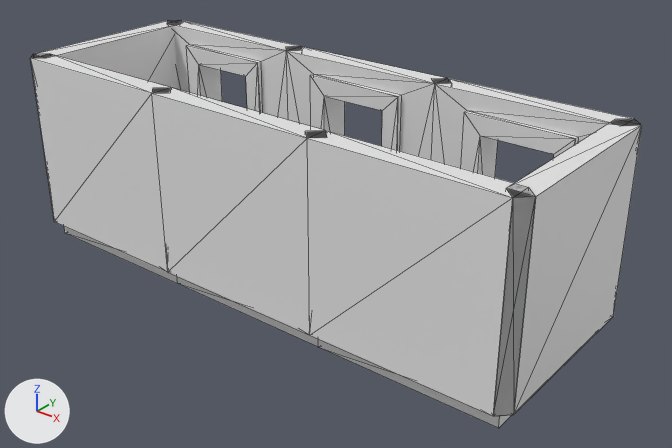
The FBX model Assets/Models/Remastered Models/Level 2/Level_2_1.fbx: old version first, new version second.
The view is the same before and after, from a camera (50 mm lens) standing at (3.92, -10.88, 4.84) and looking at (-1.65, -3.92, 0.53). Every picture has the same lights, and +X, +Y and +Z are marked at lower left. Mesh edges are drawn as thin lines. Materials are left out; every surface is plain grey. Where no turn or scale is listed for an object, it has been applied to the vertices. Vertices at the same position are counted once.

In view in the first picture: 'mergedBlocks'.
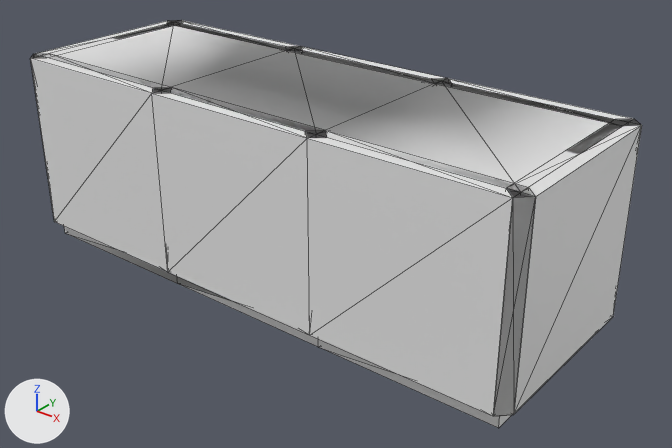
Where the change shows, as pixel boxes [x1, y1, x2, y2] in the pictures (672 x 448 px):
```json
{"part": 1, "of": "me_mesh", "change": "added", "after": [42, 23, 622, 192]}
```

Scene script edits in JSON lines:
```json
{"block": "me_mesh", "where": "me_mesh.from_pydata(...)  # 298 vertices, 620 faces; spans x -5.12..1.12, y -5.12..-2.81, z -0.2..2.0"}
{"block": "me_mesh", "where": "# used by ob_mergedblocks; location = (0.0, 0.0, 0.0)"}
{"block": "me_mesh", "change": "me_mesh part 1: the loose piece of 16 vertices spanning x -5.0..1.0, y -5.0..-3.0, z -0.2..0.0 is copied, and the copy is moved by (0.0, 0.0, 2.0); it spans x -5.0..1.0, y -5.0..-3.0, z 1.8..2.0"}
```
